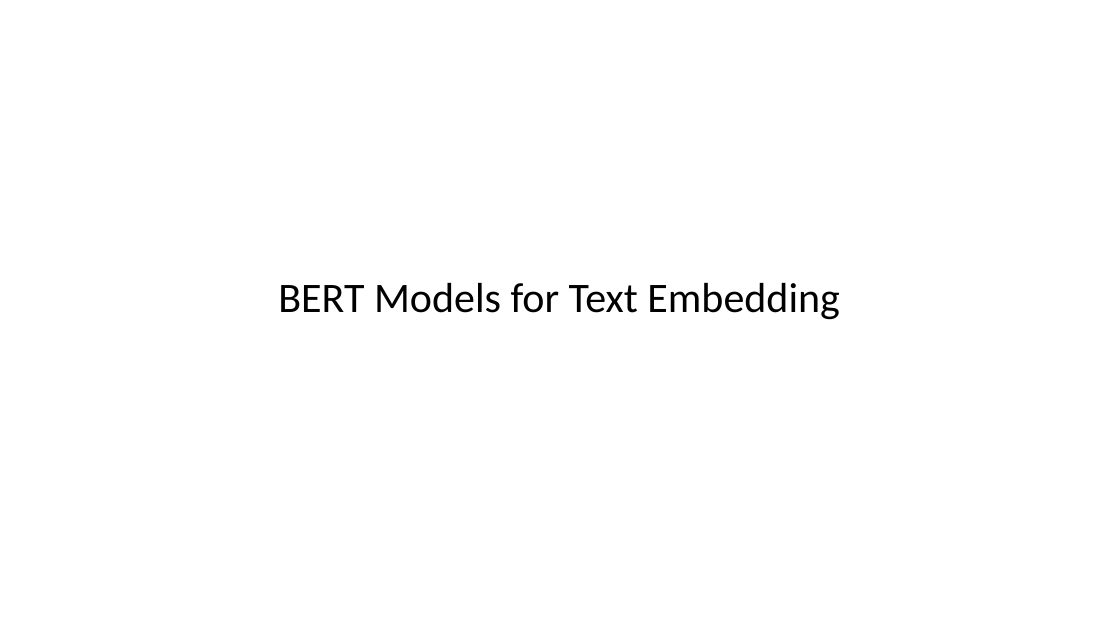
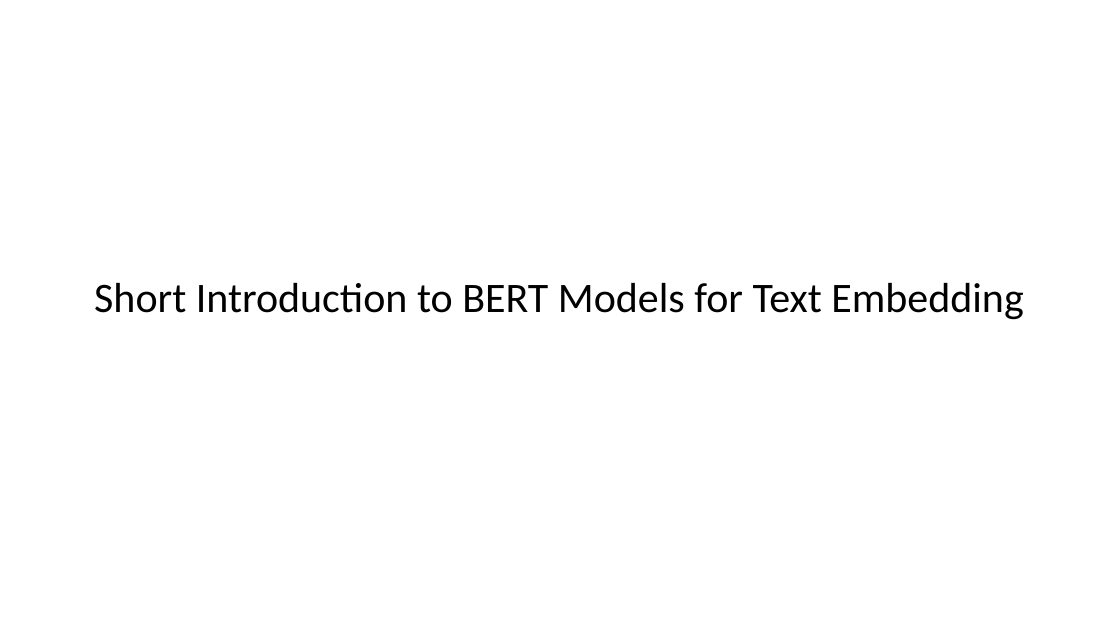
Before and after one commit to harelgabainew/school1, a slide deck: slide 12 of slides/7_DocumentWebSearching.pptx (slide 13 before the commit). Drawn at 1120x630 pixels with LibreOffice and Linux fonts; fonts in the diff are those of the drawing. Boxes give left, top, right and bottom in pixels: in the first picture for what was removed or moved away, otherwise in the second. Text is boxed around its words. In the diff, an @@ line names an element or a change of style, - is before the commit and + after.

Commit message:
Added slides on BERT embedding, updated and corrected slides

```diff
--- a/slides/7_DocumentWebSearching.pptx
+++ b/slides/7_DocumentWebSearching.pptx
@@ title at (x1=94, y1=283, x2=1023, y2=320): text changed @@
-BERT Models for Text Embedding
+Short Introduction to BERT Models for Text Embedding
```
Also in this commit, not shown: 9 other slides changed, 8 slides added, 5 slides removed.
